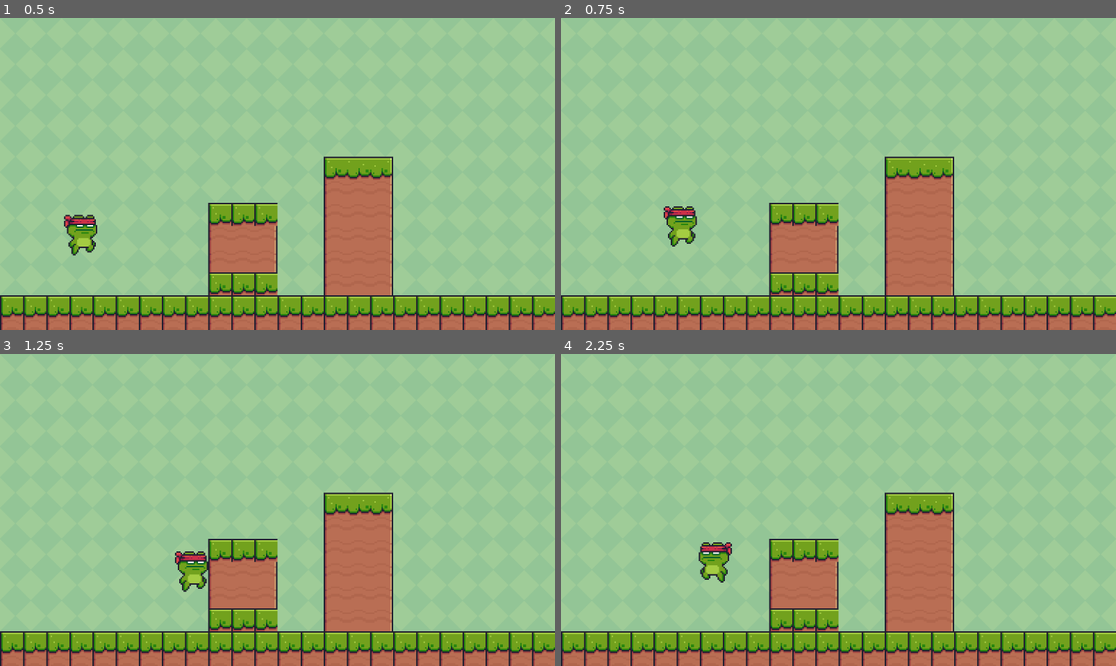
Above: before the commit, frames 1-4 (two rows, left to right).
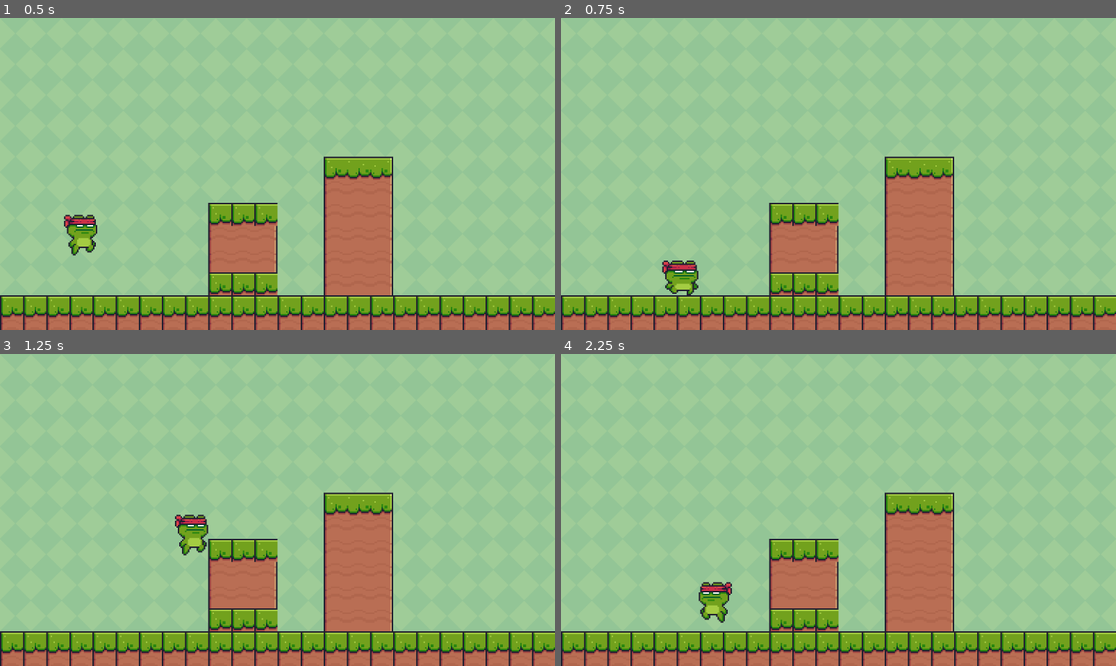
Above: after the commit, the same moments.

Repository: mrgolubeff/2D-Platformer-Game
Game: Godot game, scene res://scenes/main.tscn
The game is run twice, just before and just after one commit, with the same random seed, the same clock (stepped at 60 frames per second) and the same inputs.
Inputs:
- Up to frame 1 (0.5 s): no input
- Up to frame 2 (0.75 s): tap Enter (ui_accept) at 0.5, 0.6 s; hold Right (ui_right) from 0.53 s (still down)
- Up to frame 3 (1.25 s): keep holding Right (ui_right); tap Space (jump, bound only after the commit) at 0.77, 0.8, 1.07 s
- Up to frame 4 (2.25 s): tap Space (jump, bound only after the commit) at 1.35, 1.52, 1.82 s; tap Enter (ui_accept) at 1.55, 2.1 s; release Right (ui_right) at 2.03 s; hold Left (ui_left) from 2.03 s (still down)

Frame 1 is identical in both runs. In frame 2, 1.2% of the frame differs, in the area x 18-25%, y 60-89%; in frame 3, 1.2%; in frame 4, 1.2%.

Commit message:
Add actions to project's input map

Diff:
--- a/project.godot
+++ b/project.godot
@@ -15,6 +15,28 @@
 config/features=PackedStringArray("4.2", "Mobile")
 config/icon="res://icon.svg"
 
+[input]
+
+left={
+"deadzone": 0.5,
+"events": [Object(InputEventKey,"resource_local_to_scene":false,"resource_name":"","device":-1,"window_id":0,"alt_pressed":false,"shift_pressed":false,"ctrl_pressed":false,"meta_pressed":false,"pressed":false,"keycode":0,"physical_keycode":4194319,"key_label":0,"unicode":0,"echo":false,"script":null)
+, Object(InputEventKey,"resource_local_to_scene":false,"resource_name":"","device":-1,"window_id":0,"alt_pressed":false,"shift_pressed":false,"ctrl_pressed":false,"meta_pressed":false,"pressed":false,"keycode":0,"physical_keycode":65,"key_label":0,"unicode":97,"echo":false,"script":null)
+]
+}
+right={
+"deadzone": 0.5,
+"events": [Object(InputEventKey,"resource_local_to_scene":false,"resource_name":"","device":-1,"window_id":0,"alt_pressed":false,"shift_pressed":false,"ctrl_pressed":false,"meta_pressed":false,"pressed":false,"keycode":0,"physical_keycode":4194321,"key_label":0,"unicode":0,"echo":false,"script":null)
+, Object(InputEventKey,"resource_local_to_scene":false,"resource_name":"","device":-1,"window_id":0,"alt_pressed":false,"shift_pressed":false,"ctrl_pressed":false,"meta_pressed":false,"pressed":false,"keycode":0,"physical_keycode":68,"key_label":0,"unicode":100,"echo":false,"script":null)
+]
+}
+jump={
+"deadzone": 0.5,
+"events": [Object(InputEventKey,"resource_local_to_scene":false,"resource_name":"","device":-1,"window_id":0,"alt_pressed":false,"shift_pressed":false,"ctrl_pressed":false,"meta_pressed":false,"pressed":false,"keycode":0,"physical_keycode":32,"key_label":0,"unicode":32,"echo":false,"script":null)
+, Object(InputEventKey,"resource_local_to_scene":false,"resource_name":"","device":-1,"window_id":0,"alt_pressed":false,"shift_pressed":false,"ctrl_pressed":false,"meta_pressed":false,"pressed":false,"keycode":0,"physical_keycode":87,"key_label":0,"unicode":119,"echo":false,"script":null)
+, Object(InputEventKey,"resource_local_to_scene":false,"resource_name":"","device":-1,"window_id":0,"alt_pressed":false,"shift_pressed":false,"ctrl_pressed":false,"meta_pressed":false,"pressed":false,"keycode":0,"physical_keycode":4194320,"key_label":0,"unicode":0,"echo":false,"script":null)
+]
+}
+
 [physics]
 
 2d/default_gravity=2500.0
--- a/scenes/main_character.gd
+++ b/scenes/main_character.gd
@@ -22,12 +22,12 @@
 		sprite_2d.animation = "jumping"
 
 	# Handle jump.
-	if Input.is_action_just_pressed("ui_accept") and is_on_floor():
+	if Input.is_action_just_pressed("jump") and is_on_floor():
 		velocity.y = JUMP_VELOCITY
 
 	# Get the input direction and handle the movement/deceleration.
 	# As good practice, you should replace UI actions with custom gameplay actions.
-	var direction = Input.get_axis("ui_left", "ui_right")
+	var direction = Input.get_axis("left", "right")
 	if direction:
 		velocity.x = direction * SPEED
 	else:
